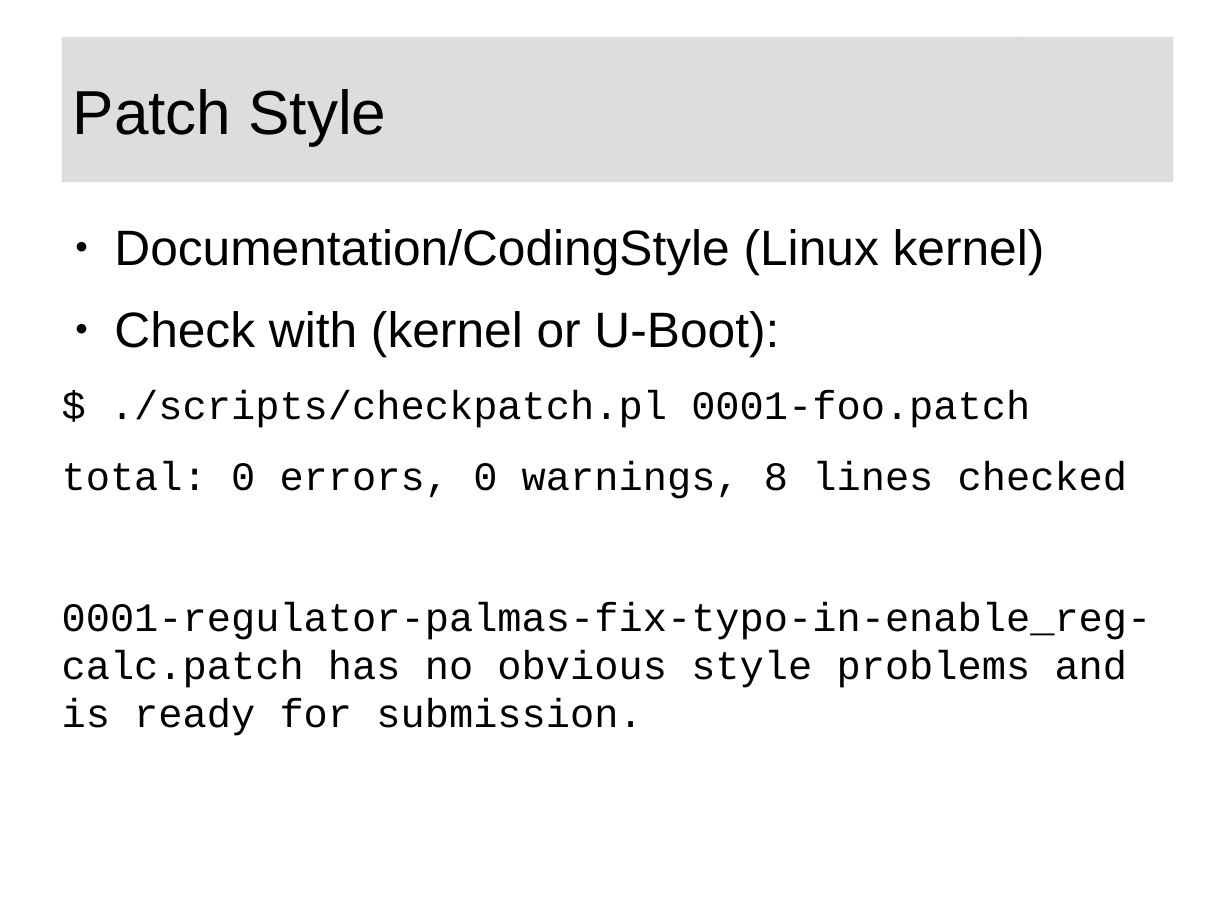
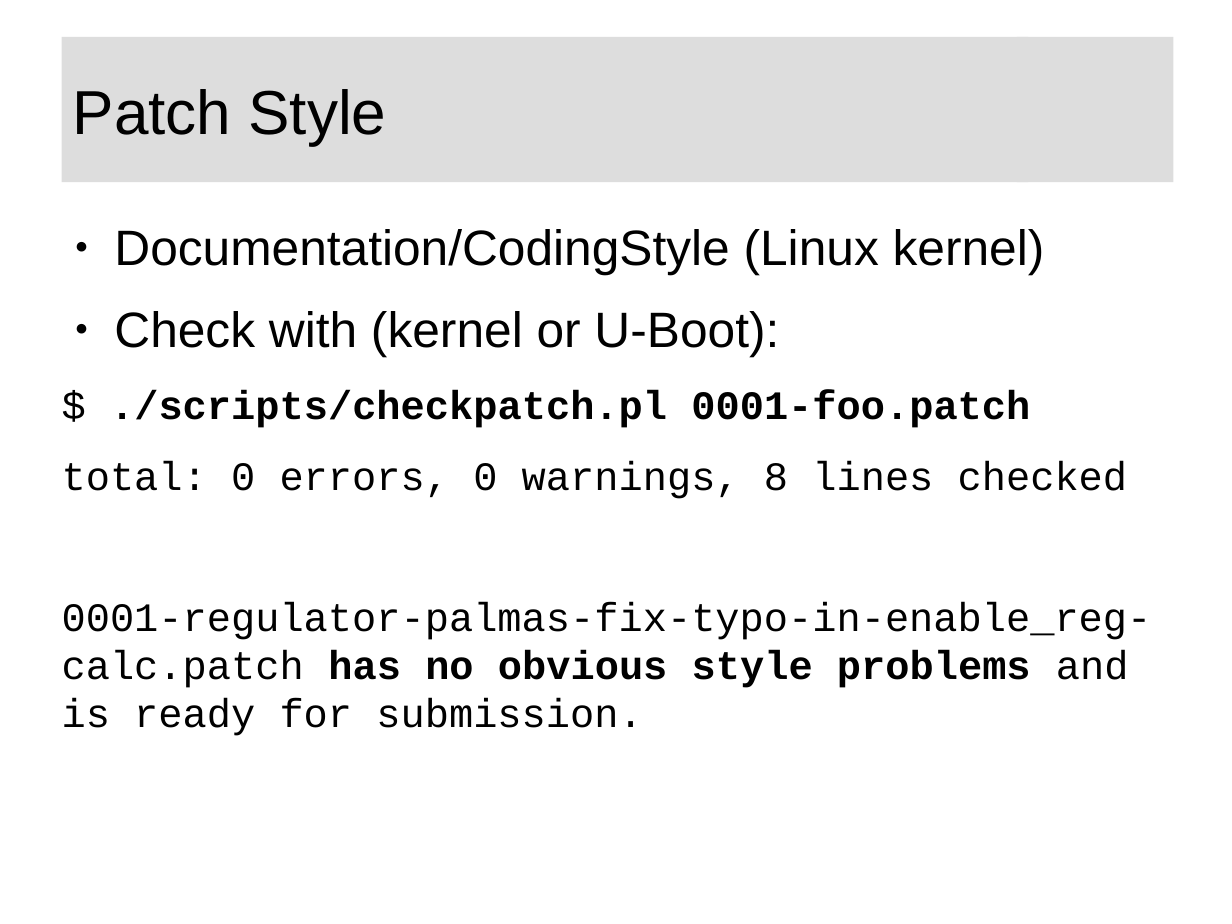
Before and after one commit to swarren/presentations, a slide deck: slide 19 of lcs-foss-intro/lcs-foss-intro.odp. Drawn at 1232x924 pixels with LibreOffice and Linux fonts; fonts in the diff are those of the drawing; background and template pictures are left out. Boxes give left, top, right and bottom in pixels: in the first picture for what was removed or moved away, otherwise in the second. Text is boxed around its words. In the diff, an @@ line names an element or a change of style, - is before the commit and + after.

```diff
--- a/lcs-foss-intro/lcs-foss-intro.odp
+++ b/lcs-foss-intro/lcs-foss-intro.odp
@@ text at (x1=62, y1=390, x2=1152, y2=736): bold on in "./scripts/checkpatch.pl 0001-foo.patch", "has no obvious style problems" @@
```
Also in this commit, not shown: 6 other slides changed, 2 slides added, 1 other file.
